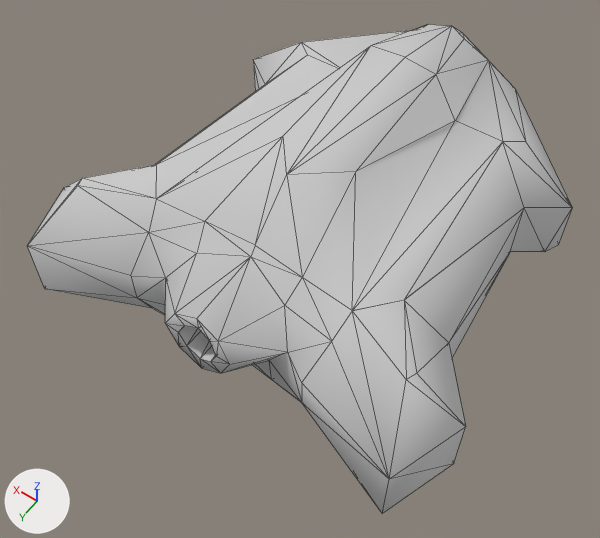
The FBX model GGJUnityProject/Assets/Parts/lev0.FBX as it was, and as the next commit left it.
Camera for both pictures: a 50 mm lens placed at (-26.3, 46.2, 53.1), pointed at (0.4, 8.9, -5.5). Lighting does not change. The marker at lower left points along +X, +Y and +Z. Mesh edges are drawn as thin lines. Vertices at the same position are counted once.

In view in the first picture: 'ship'.
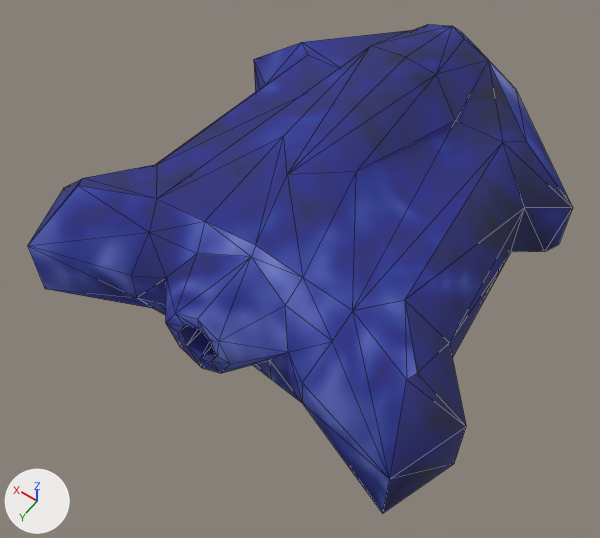
Changed parts and their boxes (x1, y1, x2, y2) in the pictures (600 x 538 px):
```json
{"object": "ship", "change": "surface changed", "before": [27, 24, 573, 513], "after": [27, 24, 573, 513], "on screen": "grey to blue"}
{"part": 1, "of": "me_mesh", "change": "surface changed", "before": [27, 24, 572, 513], "after": [28, 25, 573, 513], "on screen": "grey to blue"}
```

The change, as JSON lines over the scene's bpy script:
```json
{"op": "add", "block": "img_bosstexture_psd", "code": ["img_bosstexture_psd = load_image('BossTexture.PSD', '../Materials/BossTexture.png', 2048, 2048, 'sRGB')"]}
{"op": "remove", "block": "mat_01___default", "code": "mat_01___default.base_color = (0.588, 0.588, 0.588)  # light grey #cacaca"}
{"op": "add", "block": "mat_01___default", "code": "mat_01___default.texture = img_bosstexture_psd"}
{"block": "me_mesh", "where": "me_mesh.from_pydata(...)  # 111 vertices, 212 faces; spans x -23.6..23.6, y -8.5..8.5, z -19.9..19.9"}
{"block": "me_mesh", "where": "# used by ob_ship; location = (0.0, 0.0, 0.0); rotation_euler = (-1.571, 0.0, -1.571), in degrees (-90, 0, -90); scale = (-1.0, -1.0, -1.0)"}
{"block": "me_mesh", "change": "me_mesh part 1: texture (UV) coordinates of 212 of 212 faces, centred in x -21.7..22.8, y -7.6..8.5, z -19.2..19.1, changed; they spanned u -19.9..19.9, v -23.61..23.61 and now span u 0.0..0.99, v 0.0..0.98"}
```
